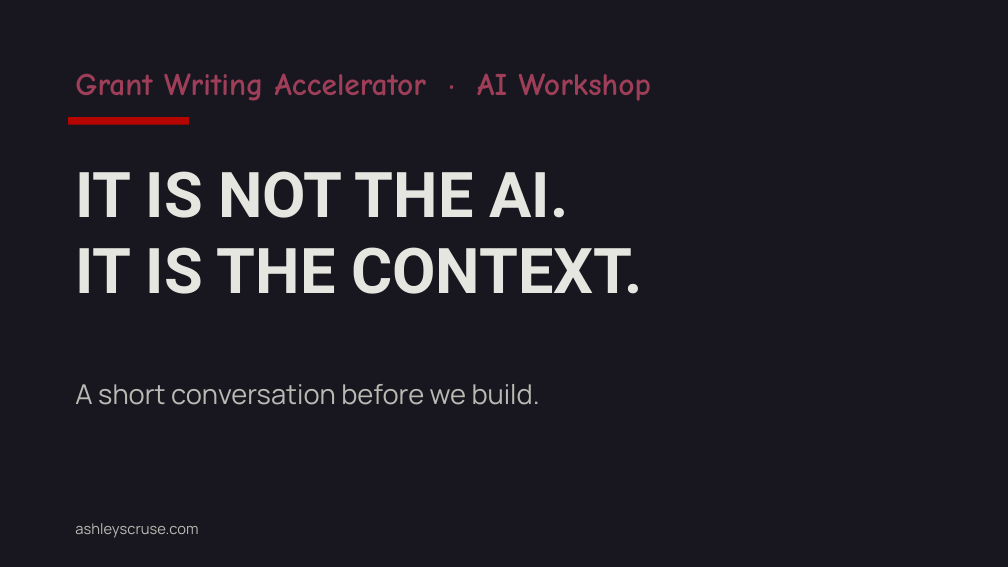
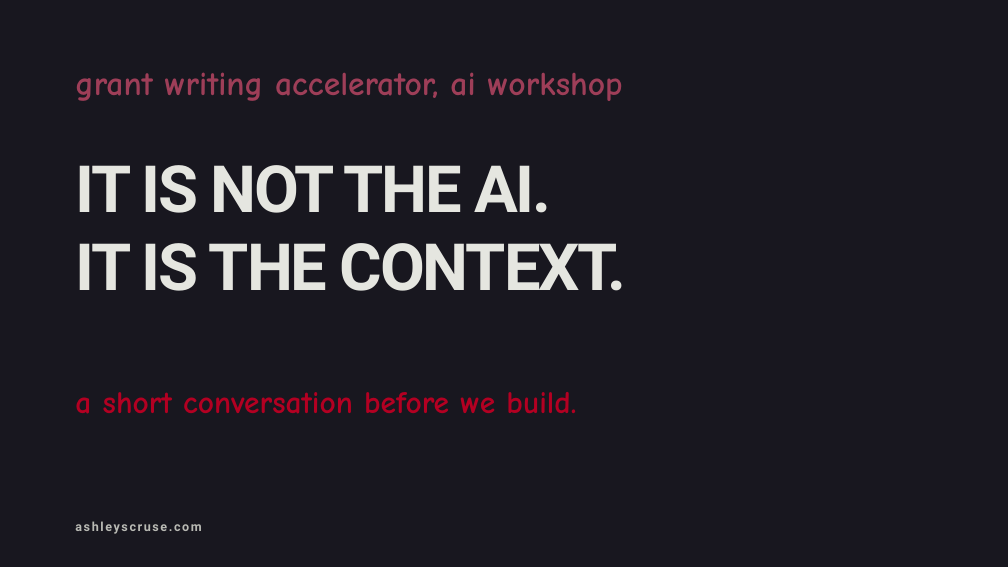
Before and after one commit to ashleyscruse/grant-writing-accelerator, a slide deck: slide 1 of working/context-ai-workshop-slides.pptx. Drawn at 1008x567 pixels with LibreOffice and Linux fonts; fonts in the diff are those of the drawing. Boxes give left, top, right and bottom in pixels: in the first picture for what was removed or moved away, otherwise in the second. Text is boxed around its words. In the diff, an @@ line names an element or a change of style, - is before the commit and + after.

Commit message:
Rework workshop deck to match ashleyscruse.com: Blood Red #B30022, Space Grotesk, Caveat kickers, Outfit body

```diff
--- a/working/context-ai-workshop-slides.pptx
+++ b/working/context-ai-workshop-slides.pptx
@@ text at box(75, 72, 623, 101): text changed; size 30 to 32 pt @@
-Grant Writing Accelerator · AI Workshop
+grant writing accelerator, ai workshop
@@ rectangle removed at box(68, 117, 189, 125) @@
@@ text at box(75, 165, 627, 291): text changed; size 60 to 62 pt @@
-IT IS NOT THE AI.
-IT IS THE CONTEXT.
+IT IS NOT THE AI.
+IT IS THE CONTEXT.
@@ text at box(75, 392, 576, 414): text changed; size 26 to 30 pt; font Manrope to Comic Neue; text colour #B9BAB4 to #B30022; bold on @@
-A short conversation before we build.
+a short conversation before we build.
@@ text "ashleyscruse.com" at box(75, 521, 201, 534): size 14 to 12 pt, font Manrope to Roboto, letter spacing 0 to 1.5 pt, bold on @@
```
Also in this commit, not shown: 11 other slides changed, 1 other file.
